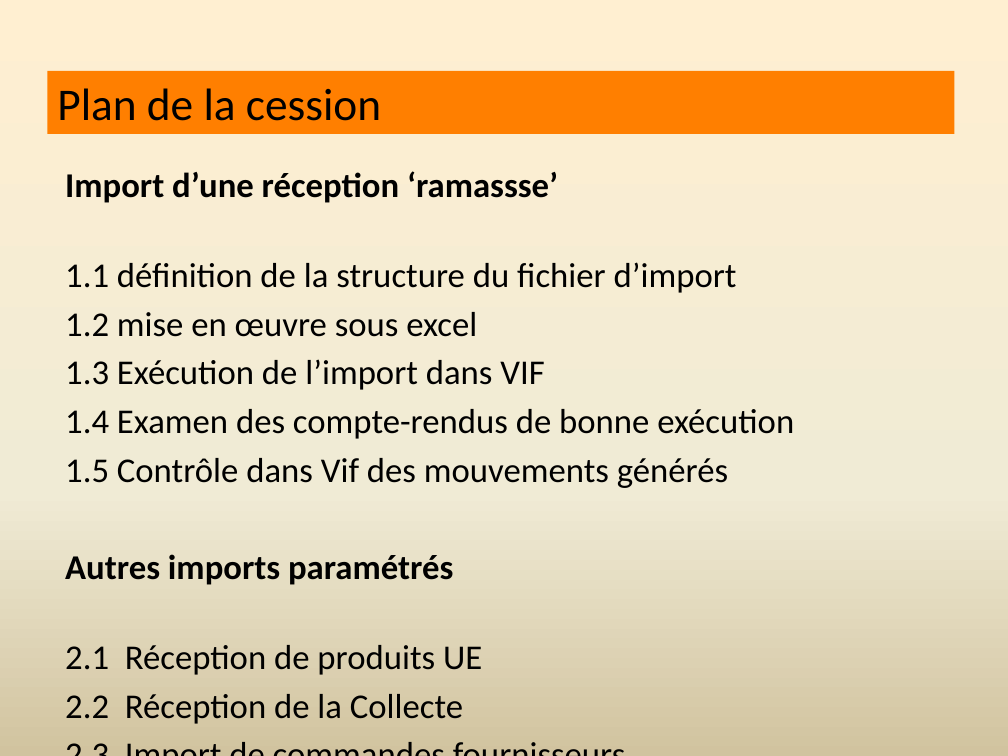
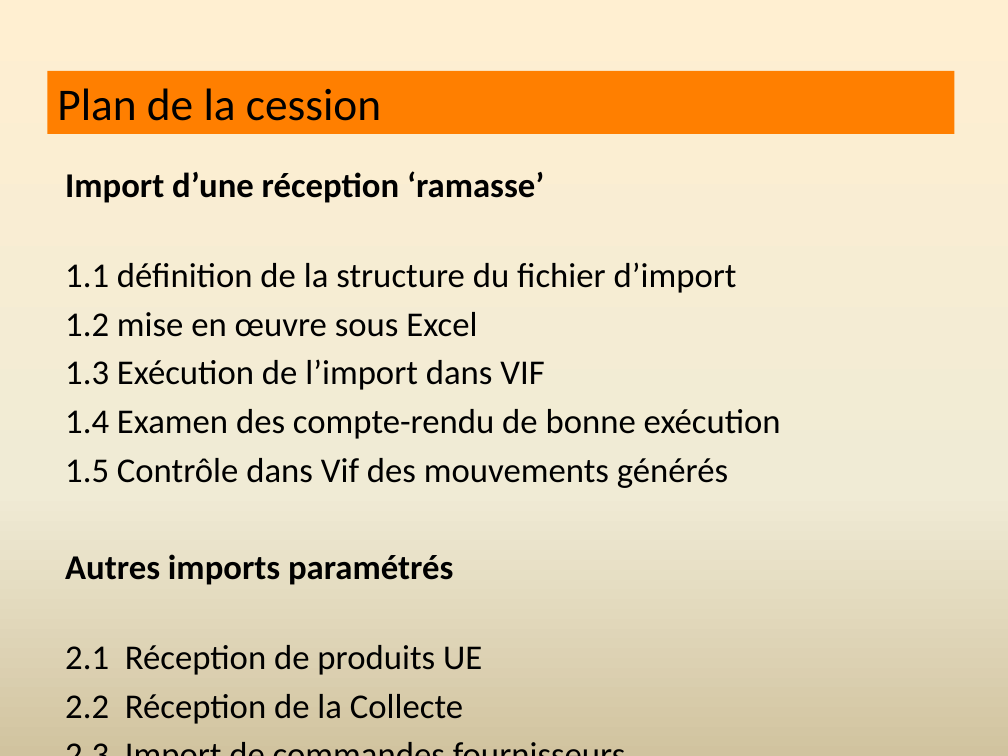
Before and after one commit to yvallet/import, a slide deck: slide 4 of Les tutoriels de la FFBA_page1.pptx. Drawn at 1008x756 pixels with LibreOffice and Linux fonts; fonts in the diff are those of the drawing. Boxes give left, top, right and bottom in pixels: in the first picture for what was removed or moved away, otherwise in the second. Text is boxed around its words. In the diff, an @@ line names an element or a change of style, - is before the commit and + after.

```diff
--- a/Les tutoriels de la FFBA_page1.pptx
+++ b/Les tutoriels de la FFBA_page1.pptx
@@ text at (65, 171, 544, 203): text changed @@
-Import d’une réception ‘ramassse’
+Import d’une réception ‘ramasse’
@@ text at (65, 312, 477, 337): text changed @@
-1.2 mise en œuvre sous excel
+1.2 mise en œuvre sous Excel
@@ text at (65, 409, 781, 439): text changed @@
-1.4 Examen des compte-rendus de bonne exécution
+1.4 Examen des compte-rendu de bonne exécution
```
Also in this commit, not shown: 1 other slide changed, 1 other file.
